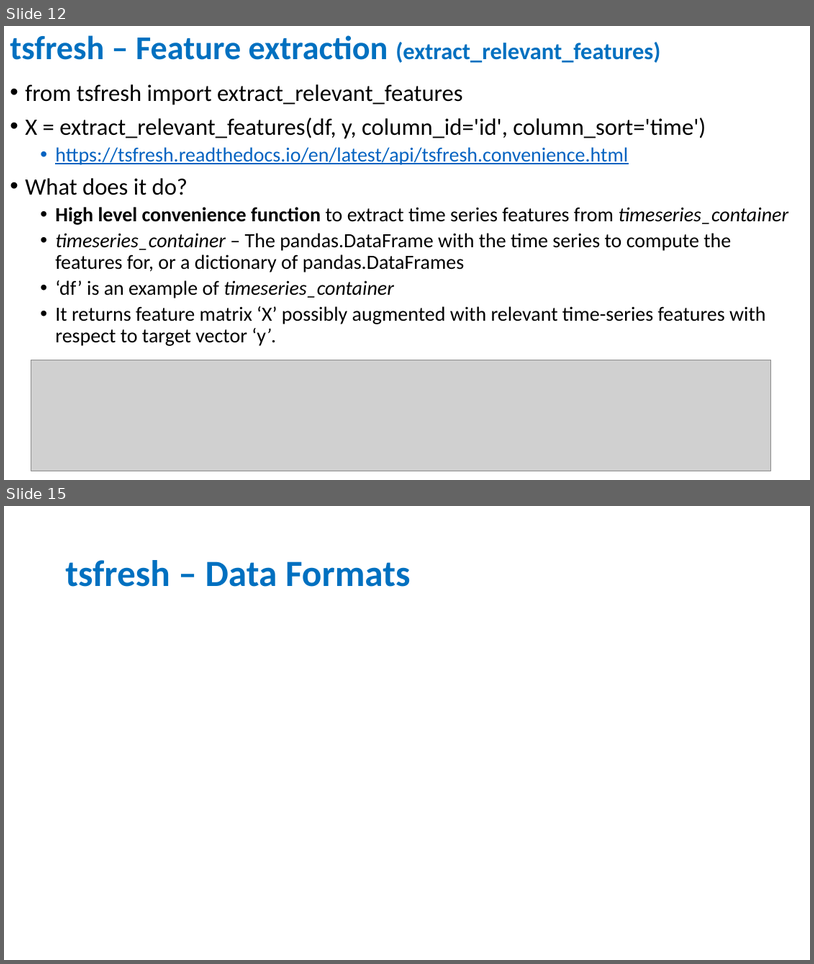
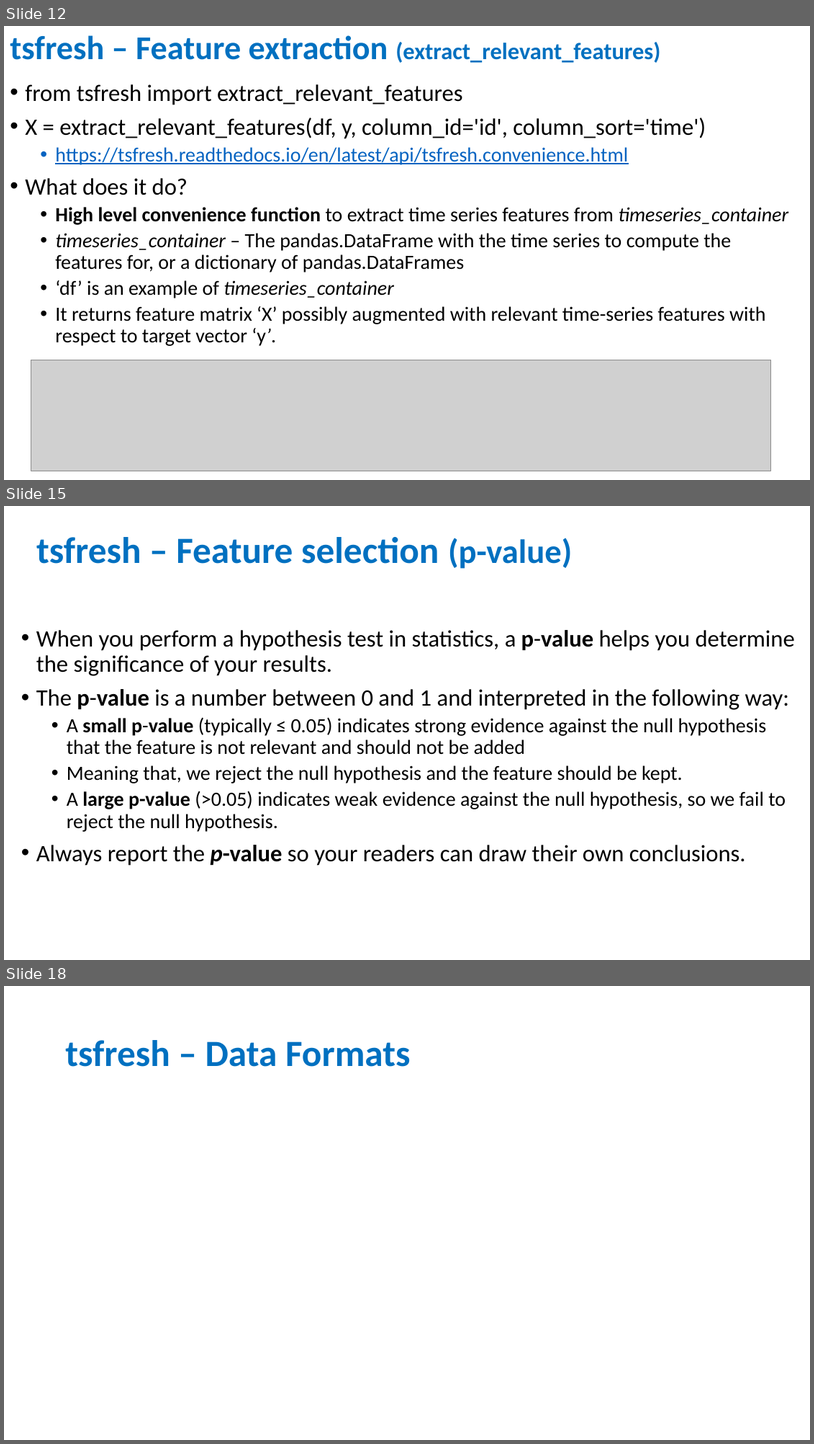
Before and after one commit to qingkaikong/SSA_Machine_Learning_2019, a slide deck: presentations/Feature_Engineering_ML_SSA19.pptx. Shown one above the other, each under a label of ours: slides 12 and 15 before the commit, slides 12, 15 and 18 after it; the slides between them are not shown. The pictures are 814x964 and 814x1444 pixels, drawn with LibreOffice and Linux fonts; fonts in the diff are those of the drawing; grey boxes stand for pictures. Boxes give left, top, right and bottom in pixels: in the first picture for what was removed or moved away, otherwise in the second. Text is boxed around its words. In the diff, an @@ line names an element or a change of style, - is before the commit and + after.

Commit message:
Ftrs engg and selection ppt update

```diff
--- a/presentations/Feature_Engineering_ML_SSA19.pptx
+++ b/presentations/Feature_Engineering_ML_SSA19.pptx
@@ slide 15 added at (4, 506, 810, 960), background #FFFFFF @@
@@ title added at (36, 537, 572, 569), 44 pt, text #0070C0, bold @@
+tsfresh – Feature selection (p-value)
@@ text added at (36, 630, 795, 865), 24 pt, text #000000 @@
+• When you perform a hypothesis test in statistics, a p-value helps you determine the significance of your results.
+• The p-value is a number between 0 and 1 and interpreted in the following way:
+  • A small p-value (typically ≤ 0.05) indicates strong evidence against the null hypothesis that the feature is not relevant and should not be added
+  • Meaning that, we reject the null hypothesis and the feature should be kept.
+  • A large p-value (>0.05) indicates weak evidence against the null hypothesis, so we fail to reject the null hypothesis.
+• Always report the p-value so your readers can draw their own conclusions.
@@ what was slide 15 is now slide 18 @@
```
Also in this commit, not shown: 5 slides changed, 1 other slide added.
